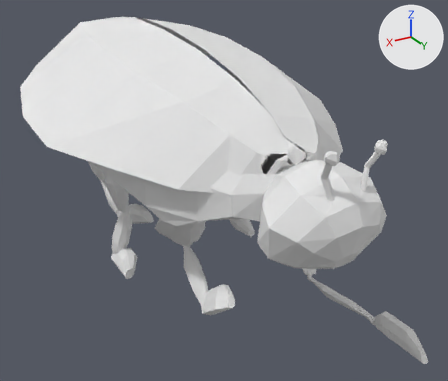
The OBJ model projects/Frog Frontier Game/res/Running_000008.obj, before and after one commit.
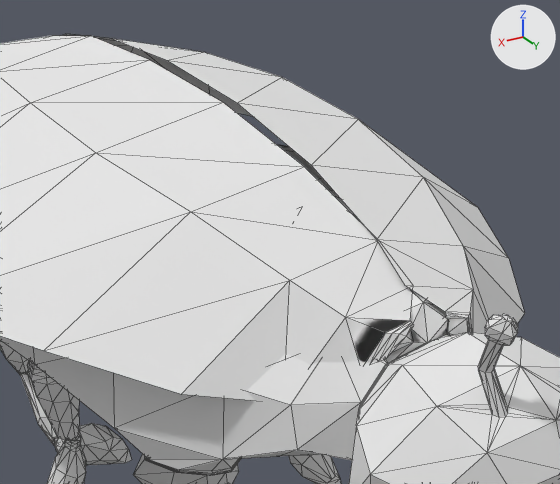
The first picture shows the older version from a 50 mm lens placed at (3.18, 6.22, 2.19), pointed at (-0.18, 0.62, -0.61). The close-ups show both versions on the part from 20% to 80% of the width and 0% to 61% of the height of that picture. Every picture has the same lights, and +X, +Y and +Z are marked at upper right. The close-ups show mesh edges as thin lines. Where no turn or scale is listed for an object, it has been applied to the vertices.
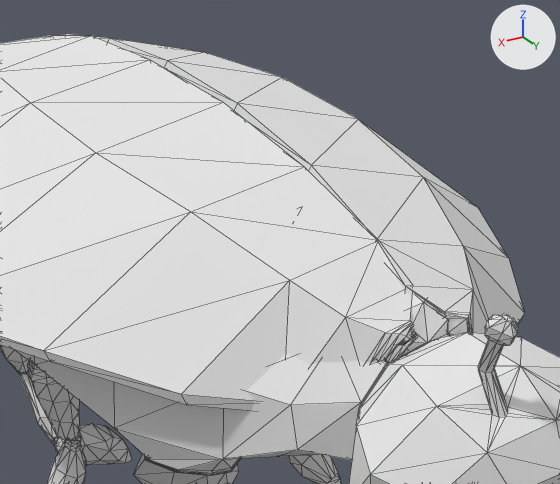
Scene script edits in JSON lines:
```json
{"block": "me_sphere", "where": "# used by ob_sphere; location = (0.0, 0.0, 0.0)"}
{"op": "remove", "block": "me_sphere", "code": "me_sphere.from_pydata(...)  # 1637 vertices, 3230 faces; spans x -1.71..1.72, y -2.46..3.13, z -1.64..1.13"}
{"op": "add", "block": "me_sphere", "code": "me_sphere.from_pydata(...)  # 1702 vertices, 3391 faces; spans x -1.71..1.72, y -2.46..3.13, z -1.64..1.13"}
{"block": "me_sphere", "change": "me_sphere part 1: 65 vertices added at x -1.69..1.7, y -2.46..2.19, z -0.05..1.08"}
```

What differs and where, as boxes (x1, y1, x2, y2) in the close-ups (560 x 484 px):
```json
{"part": 1, "of": "me_sphere", "change": "added", "after": [0, 34, 524, 411]}
```
